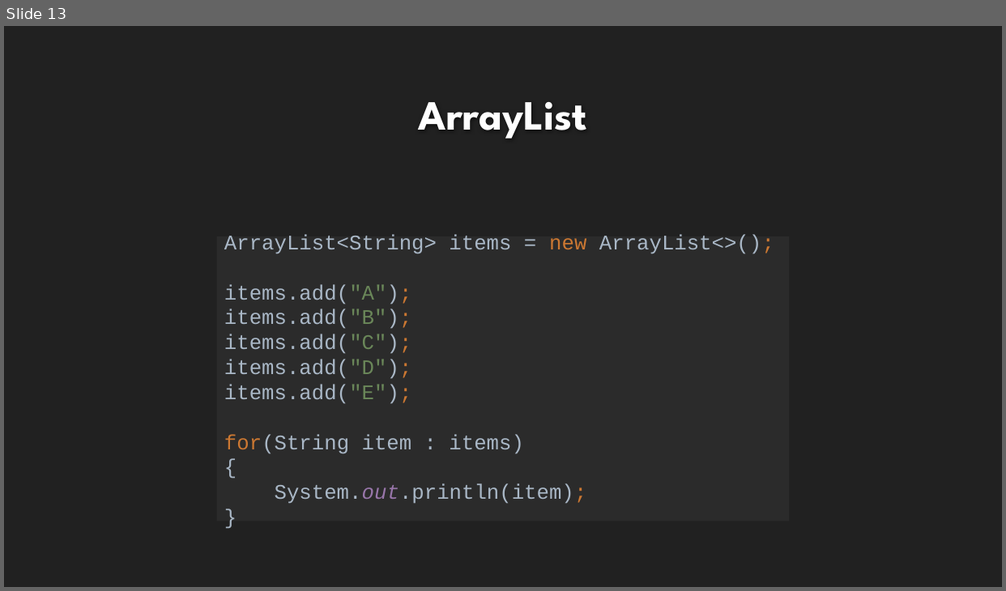
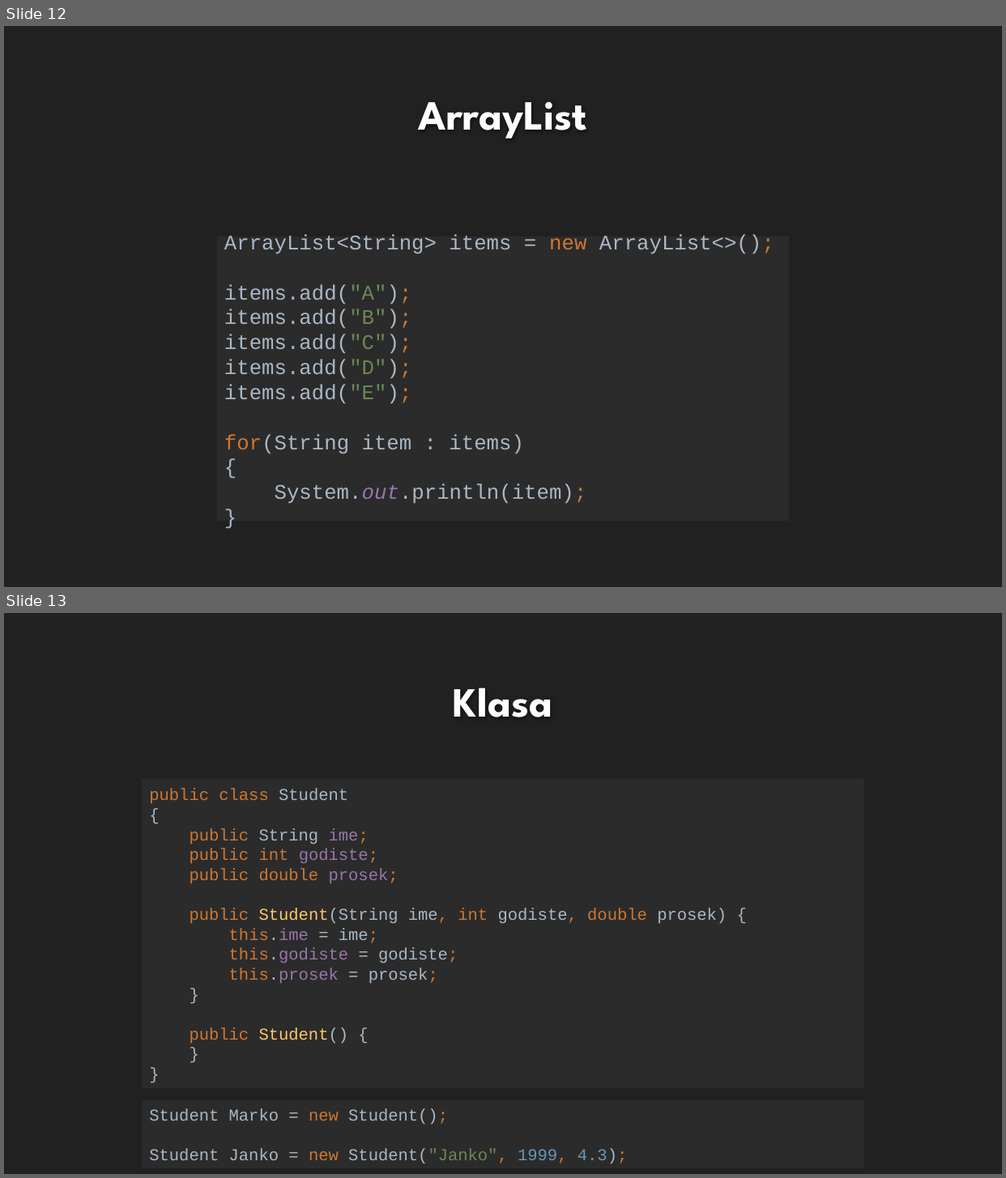
Before and after one commit to ivan95603/Blok2018, a slide deck: JAVA.pptx. Shown one above the other, each under a label of ours: slide 13 before the commit, slides 12 and 13 after it. The pictures are 1006x591 and 1006x1178 pixels, drawn with LibreOffice and Linux fonts; fonts in the diff are those of the drawing; background and template pictures are left out. Boxes give left, top, right and bottom in pixels: in the first picture for what was removed or moved away, otherwise in the second. Text is boxed around its words. In the diff, an @@ line names an element or a change of style, - is before the commit and + after.

```diff
--- a/JAVA.pptx
+++ b/JAVA.pptx
@@ slide 13 added at bbox=[4, 613, 1002, 1174], background #212121 @@
@@ title added at bbox=[454, 688, 552, 717], 40 pt, text #FEFEFE, bold @@
+Klasa
@@ rectangle added at bbox=[142, 779, 864, 1089], fill #2B2B2B, 16 pt, text #CC7832 @@
+public class Student
+{
+public String ime;
+public int godiste;
+public double prosek;
+public Student(String ime, int godiste, double prosek) {
+this.ime = ime;
+this.godiste = godiste;
+this.prosek = prosek;
+}
+public Student() {
+}
+}
@@ rectangle added at bbox=[142, 1101, 864, 1169], fill #2B2B2B, 16 pt, text #A9B7C6 @@
+Student Marko = new Student();
+Student Janko = new Student("Janko", 1999, 4.3);
@@ what was slide 13 is now slide 12 @@
```
Also in this commit, not shown: 1 slide changed, 1 other slide added, 2 slides removed, 14 other files.
